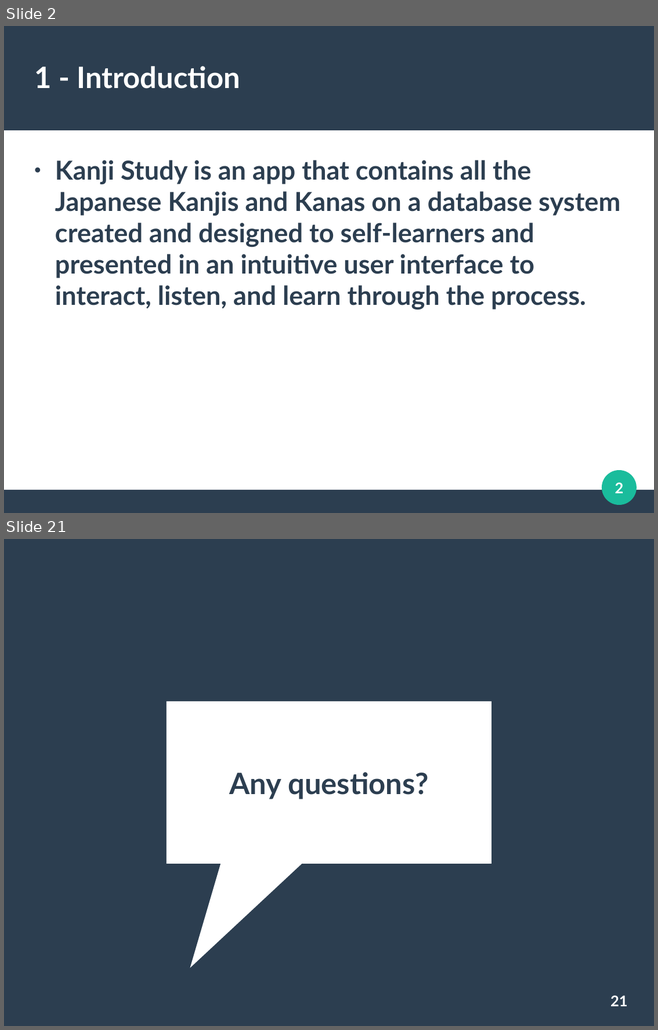
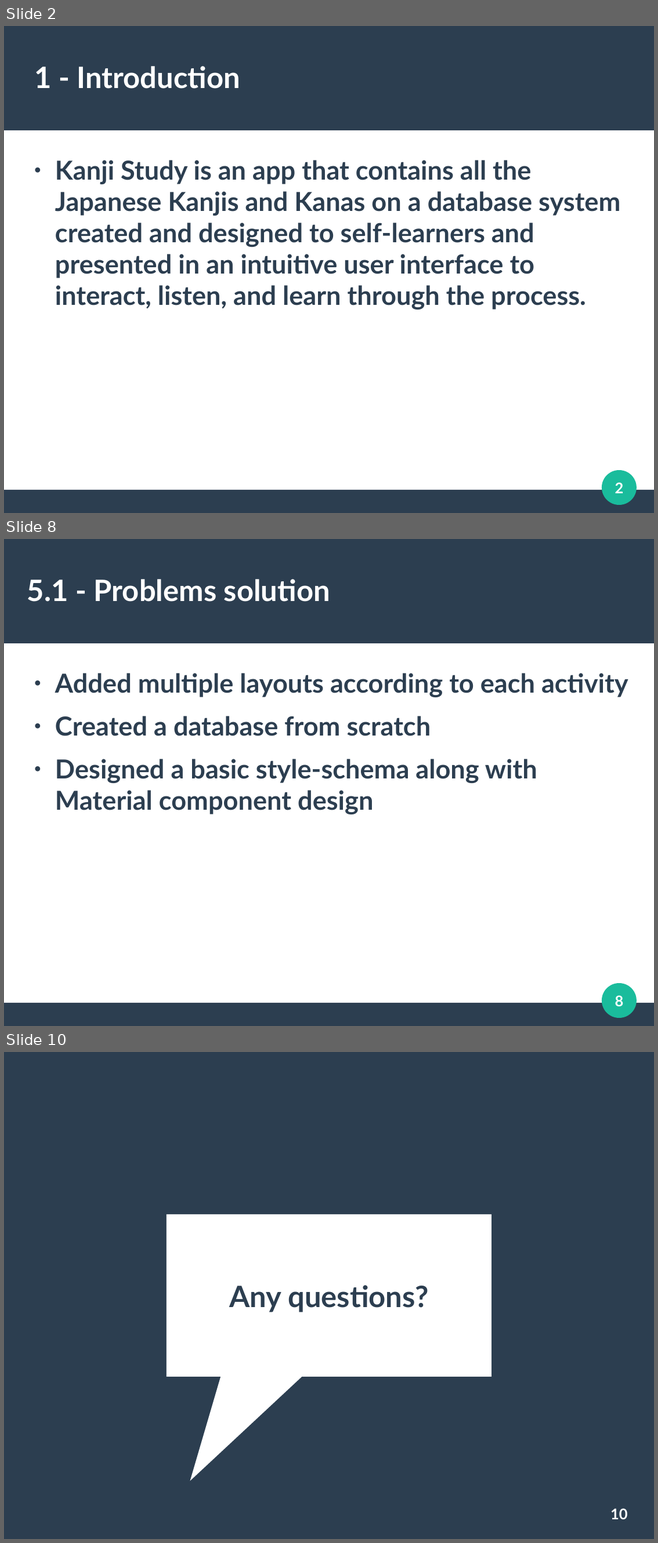
Before and after one commit to sergioparamo/kanjistudy, a slide deck: description/KanjiStudyPresentation.odp. Shown one above the other, each under a label of ours: slides 2 and 21 before the commit, slides 2, 8 and 10 after it; the slides between them are not shown. The pictures are 658x1030 and 658x1543 pixels, drawn with LibreOffice and Linux fonts; fonts in the diff are those of the drawing. Boxes give left, top, right and bottom in pixels: in the first picture for what was removed or moved away, otherwise in the second. Text is boxed around its words. In the diff, an @@ line names an element or a change of style, - is before the commit and + after.

```diff
--- a/description/KanjiStudyPresentation.odp
+++ b/description/KanjiStudyPresentation.odp
@@ slide 8 added at bbox=[4, 539, 654, 1026], background #FFFFFF; not listed: 3 template elements that a slide beside it also shows @@
@@ title added at bbox=[27, 579, 330, 602], 36 pt, text #FFFFFF, bold @@
+5.1 - Problems solution
@@ text added at bbox=[55, 673, 628, 815], 32 pt, text #2C3E50, bold @@
+● Added multiple layouts according to each activity
+● Created a database from scratch
+● Designed a basic style-schema along with Material component design
@@ page number added at bbox=[615, 995, 623, 1006], 18 pt, text #FFFFFF, bold @@
+8
@@ what was slide 21 is now slide 10 @@
@@ page number at bbox=[610, 1508, 627, 1519]: text changed @@
-21
+10
```
Also in this commit, not shown: 2 slides changed, 4 other slides added, 16 slides removed.
